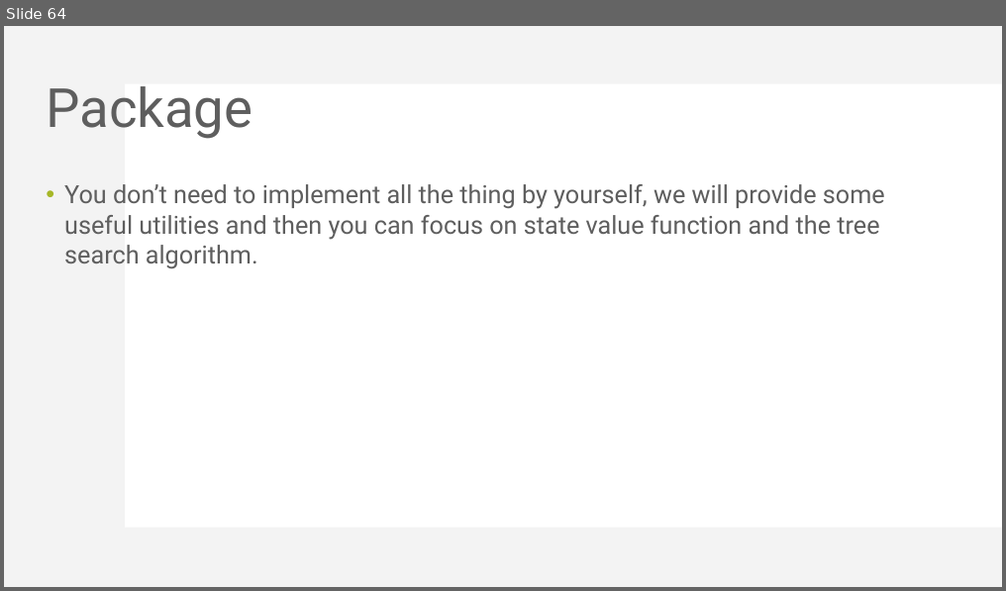
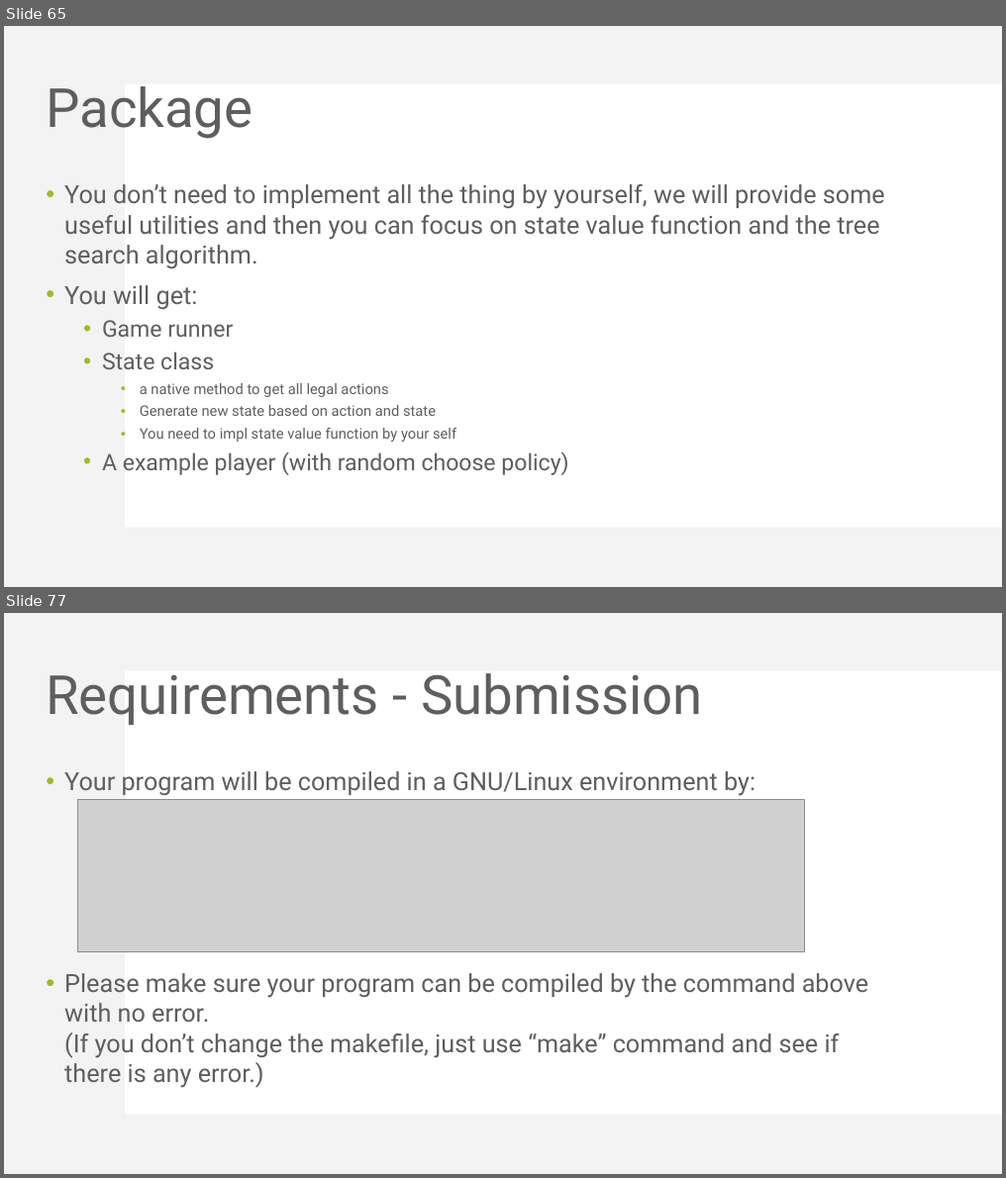
Before and after one commit to KohakuBlueleaf/MiniChess, a slide deck: document/Mini Project 3 introduction.pptx. Shown one above the other, each under a label of ours: slide 64 before the commit, slides 65 and 77 after it; the slides between them are not shown. The pictures are 1006x591 and 1006x1178 pixels, drawn with LibreOffice and Linux fonts; fonts in the diff are those of the drawing; grey boxes stand for pictures. Boxes give left, top, right and bottom in pixels: in the first picture for what was removed or moved away, otherwise in the second. Text is boxed around its words. In the diff, an @@ line names an element or a change of style, - is before the commit and + after.

```diff
--- a/document/Mini Project 3 introduction.pptx
+++ b/document/Mini Project 3 introduction.pptx
@@ slide 77 added at (x1=4, y1=613, x2=1002, y2=1174), background #FFFFFF; not listed: 2 template elements that a slide beside it also shows @@
@@ title added at (x1=46, y1=673, x2=703, y2=725), 52 pt, text #5E5E5E @@
+Requirements - Submission
@@ text added at (x1=64, y1=771, x2=868, y2=1088), 24 pt, text #5E5E5E @@
+• Your program will be compiled in a GNU/Linux environment by:
+• Please make sure your program can be compiled by the command above with no error.
+  (If you don’t change the makefile, just use “make” command and see if there is any error.)
@@ picture added at (x1=77, y1=800, x2=804, y2=953) @@
@@ what was slide 64 is now slide 65 @@
@@ slide 65 changed as well @@
@@ text at (x1=64, y1=285, x2=568, y2=475): paragraphs added @@
+• You will get:
+  • Game runner
+  • State class
+    • a native method to get all legal actions
+    • Generate new state based on action and state
+    • You need to impl state value function by your self
+  • A example player (with random choose policy)
```
Also in this commit, not shown: 2 other slides changed, 18 other slides added, 1 other file.
